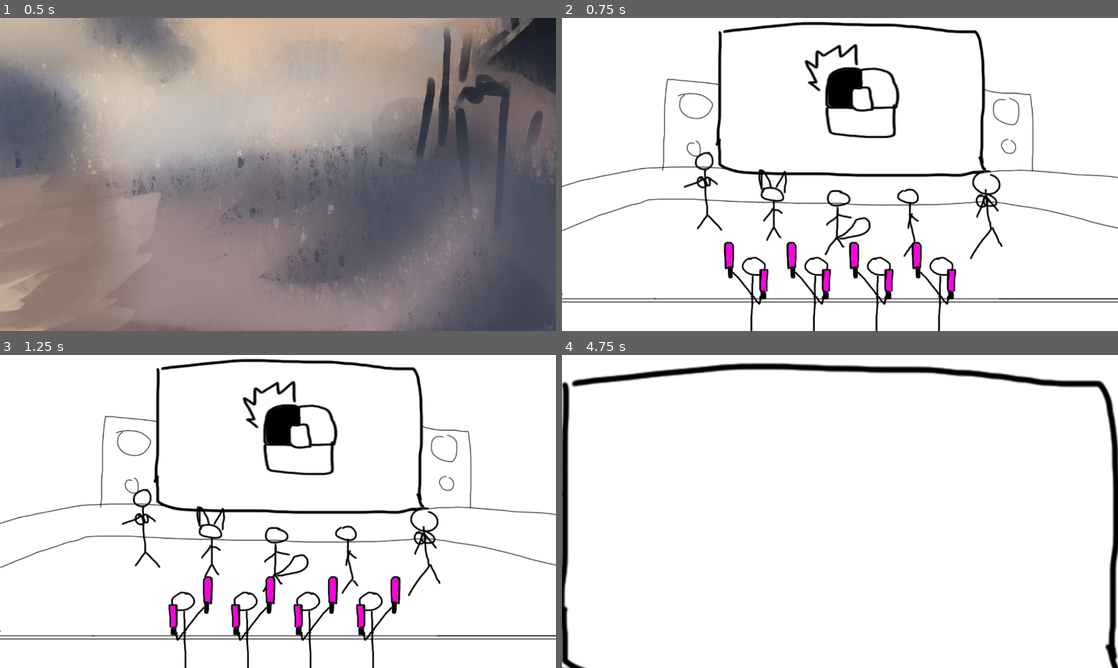
Above: before the commit, frames 1-4 (two rows, left to right).
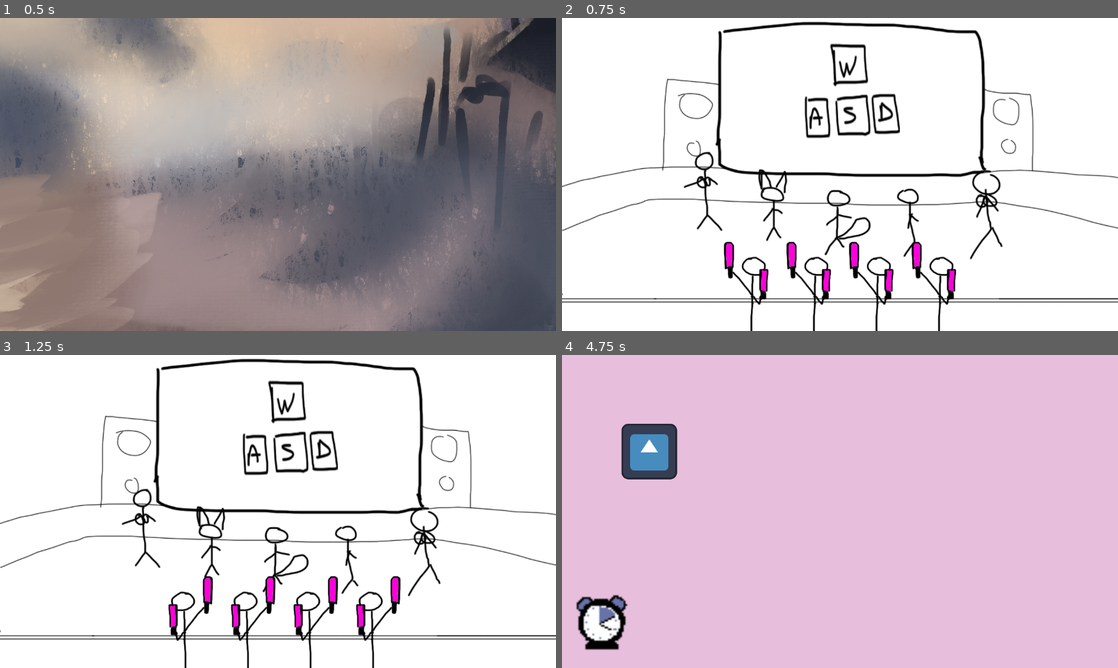
Above: after the commit, the same moments.

Repository: Heydelios/phase-ware
Game: Godot game, scene res://MainScene/main.tscn
The game is run twice, just before and just after one commit, with the same random seed, the same clock (stepped at 60 frames per second) and the same inputs. The engine's default icon, where the game draws it, is replaced by a stand-in: a white triangle on a blue panel in a dark square.
Inputs (mouse positions are in pixels of both pictures, inside the frame that each line leads up to; where the layout moved, square brackets give the same spot in the first picture):
- Up to frame 1 (0.5 s): no input
- Up to frame 2 (0.75 s): tap Enter at 0.5 s; hold W (up) from 0.53 s (still down); hold Space (spacebar) from 0.53 s (still down)
- Up to frame 3 (1.25 s): keep holding W (up); keep holding Space (spacebar)
- Up to frame 4 (4.75 s): release W (up) at 1.28 s; release Space (spacebar) at 1.28 s; tap Space (spacebar) at 1.35, 2.85, 3.5 s; hold Space (spacebar) 2.03-2.78 s; hold W (up) 2.03-3.53 s; hold Space (spacebar) 3.53-4.25 s; click (695, 498) [901, 567] at 4.25 s

Frame 1 is identical in both runs. In frame 2, 2.4% of the frame differs, in the area x 43-61%, y 8-39%; in frame 3, 2.4%; in frame 4, 99%, in the area x 0-100%, y 0-100%.

Commit message:
do the thing with the inheritence

Diff:
--- /dev/null
+++ b/Minigames/2d_game.tscn
@@ -0,0 +1,29 @@
+[gd_scene format=3 uid="uid://bcjfjnem71v7w"]
+
+[ext_resource type="Script" uid="uid://bj8mao1xq2nsv" path="res://Minigames/minigame.gd" id="1_4bqly"]
+[ext_resource type="PackedScene" uid="uid://bf5gy570leb4q" path="res://UI/Clock/clock.tscn" id="3_oko1j"]
+
+[node name="Minigame" type="Control" unique_id=1929227684]
+layout_mode = 3
+anchors_preset = 0
+offset_right = 1280.0
+offset_bottom = 720.0
+script = ExtResource("1_4bqly")
+game_name = "PRESS SPACE"
+
+[node name="Background" type="ColorRect" parent="." unique_id=1068855061]
+layout_mode = 1
+anchors_preset = 15
+anchor_right = 1.0
+anchor_bottom = 1.0
+grow_horizontal = 2
+grow_vertical = 2
+color = Color(0.90381944, 0.74487364, 0.86315507, 1)
+
+[node name="Clock" parent="." unique_id=817307990 instance=ExtResource("3_oko1j")]
+z_index = 1
+layout_mode = 0
+offset_left = 14.0
+offset_top = 493.0
+offset_right = 226.0
+offset_bottom = 704.9996
--- /dev/null
+++ b/Minigames/3d_game.tscn
@@ -0,0 +1,22 @@
+[gd_scene format=3 uid="uid://bveqx4slbkxld"]
+
+[ext_resource type="PackedScene" uid="uid://bcjfjnem71v7w" path="res://Minigames/2d_game.tscn" id="1_m1mrv"]
+
+[node name="Minigame" unique_id=1929227684 instance=ExtResource("1_m1mrv")]
+
+[node name="SubViewportContainer" type="SubViewportContainer" parent="." index="1" unique_id=1068253991]
+layout_mode = 0
+offset_right = 40.0
+offset_bottom = 40.0
+
+[node name="SubViewport" type="SubViewport" parent="SubViewportContainer" index="0" unique_id=365878335]
+handle_input_locally = false
+physics_object_picking = true
+physics_object_picking_sort = true
+physics_object_picking_first_only = true
+size = Vector2i(1280, 720)
+render_target_update_mode = 4
+
+[node name="Node3D" type="Node3D" parent="SubViewportContainer/SubViewport" index="0" unique_id=1639515101]
+
+[node name="WorldEnvironment" type="WorldEnvironment" parent="SubViewportContainer/SubViewport/Node3D" index="0" unique_id=719076857]
--- a/Minigames/JordanMinigame/example_game.tscn
+++ b/Minigames/JordanMinigame/example_game.tscn
@@ -1,23 +1,12 @@
 [gd_scene format=3 uid="uid://cm3e7hojuplfm"]
 
-[ext_resource type="Script" uid="uid://b5nag41gmlvps" path="res://Minigames/JordanMinigame/example_game.gd" id="1_8dx0r"]
+[ext_resource type="PackedScene" uid="uid://bcjfjnem71v7w" path="res://Minigames/2d_game.tscn" id="1_mijwr"]
 [ext_resource type="Texture2D" uid="uid://cjbtpw4lbjn24" path="res://icon.svg" id="3_ujtnf"]
 [ext_resource type="Script" uid="uid://spqi7ivocbsg" path="res://Minigames/JordanMinigame/example_game/dvd_logo.gd" id="4_4bytl"]
-[ext_resource type="PackedScene" uid="uid://bf5gy570leb4q" path="res://UI/Clock/clock.tscn" id="4_yucji"]
 
-[node name="Example Game" type="Node2D" unique_id=1542663600]
-script = ExtResource("1_8dx0r")
-game_name = "CATCH"
-control_type = 3
+[node name="Minigame" unique_id=599418719 instance=ExtResource("1_mijwr")]
 
-[node name="Background" type="ColorRect" parent="." unique_id=1331691607]
-offset_left = 381.0
-offset_top = 103.0
-offset_right = 893.0
-offset_bottom = 583.0
-color = Color(0.15805519, 0.1602988, 0.26668203, 1)
-
-[node name="TextureButton" type="TextureButton" parent="Background" unique_id=968552287]
+[node name="TextureButton" type="TextureButton" parent="Background" parent_id_path=PackedInt32Array(1068855061) index="0" unique_id=1825171361]
 layout_mode = 1
 anchors_preset = 8
 anchor_left = 0.5
@@ -32,7 +21,3 @@
 grow_vertical = 2
 texture_normal = ExtResource("3_ujtnf")
 script = ExtResource("4_4bytl")
-
-[node name="Clock" parent="." unique_id=817307990 instance=ExtResource("4_yucji")]
-
-[connection signal="pressed" from="Background/TextureButton" to="." method="_on_texture_button_pressed"]
--- /dev/null
+++ b/Minigames/eber/eber.tscn
@@ -0,0 +1,8 @@
+[gd_scene format=3 uid="uid://djtwk1f4412sv"]
+
+[ext_resource type="PackedScene" uid="uid://bveqx4slbkxld" path="res://Minigames/3d_game.tscn" id="1_rnmsj"]
+[ext_resource type="PackedScene" uid="uid://dscjd5k2bcsnw" path="res://Minigames/eber/eber.glb" id="2_jvhjh"]
+
+[node name="Minigame" unique_id=1929227684 instance=ExtResource("1_rnmsj")]
+
+[node name="eber" parent="SubViewportContainer/SubViewport/Node3D" parent_id_path=PackedInt32Array(1639515101) index="1" unique_id=1072850975 instance=ExtResource("2_jvhjh")]
--- a/Minigames/minigame.gd
+++ b/Minigames/minigame.gd
@@ -1,5 +1,5 @@
 class_name Minigame
-extends Node2D
+extends Node
 
 @export var game_name : String
 @export var control_type : Main.control_type
--- a/Minigames/minigame.tscn
+++ /dev/null
@@ -1,15 +0,0 @@
-[gd_scene format=3 uid="uid://bcjfjnem71v7w"]
-
-[ext_resource type="Script" uid="uid://bj8mao1xq2nsv" path="res://Minigames/minigame.gd" id="1_4bqly"]
-[ext_resource type="Texture2D" uid="uid://u1hhpmcbpxp6" path="res://Placeholders/selection_dizzy.png" id="2_h2c4i"]
-[ext_resource type="PackedScene" uid="uid://bf5gy570leb4q" path="res://UI/Clock/clock.tscn" id="3_oko1j"]
-
-[node name="Minigame" type="Node2D" unique_id=599418719]
-script = ExtResource("1_4bqly")
-game_name = "PRESS SPACE"
-
-[node name="Sprite2D" type="Sprite2D" parent="." unique_id=978119121]
-position = Vector2(636, 657)
-texture = ExtResource("2_h2c4i")
-
-[node name="Clock" parent="." unique_id=817307990 instance=ExtResource("3_oko1j")]
Binary file added: Minigames/eber/eber.glb
Not shown, added: Minigames/eber/eber.glb.import
Binary file added: Minigames/eber/eber_eber_tex.png
Not shown, added: Minigames/eber/eber_eber_tex.png.import
Binary file added: Minigames/eber/eber_ramen.jpg
Not shown, added: Minigames/eber/eber_ramen.jpg.import
